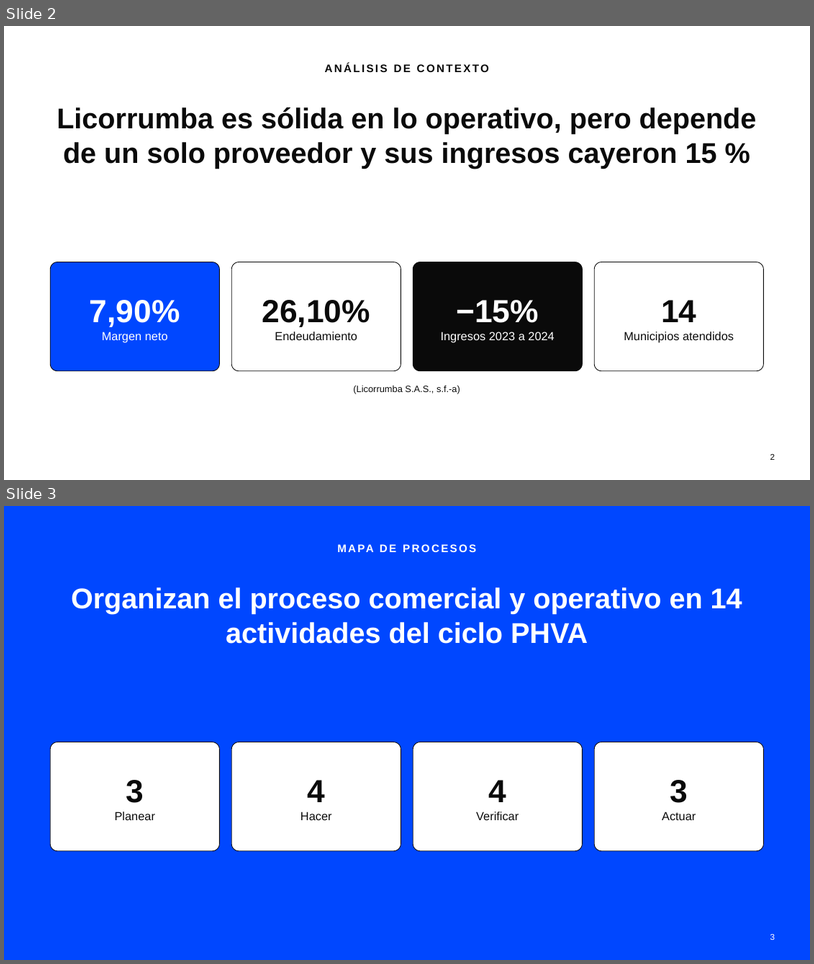
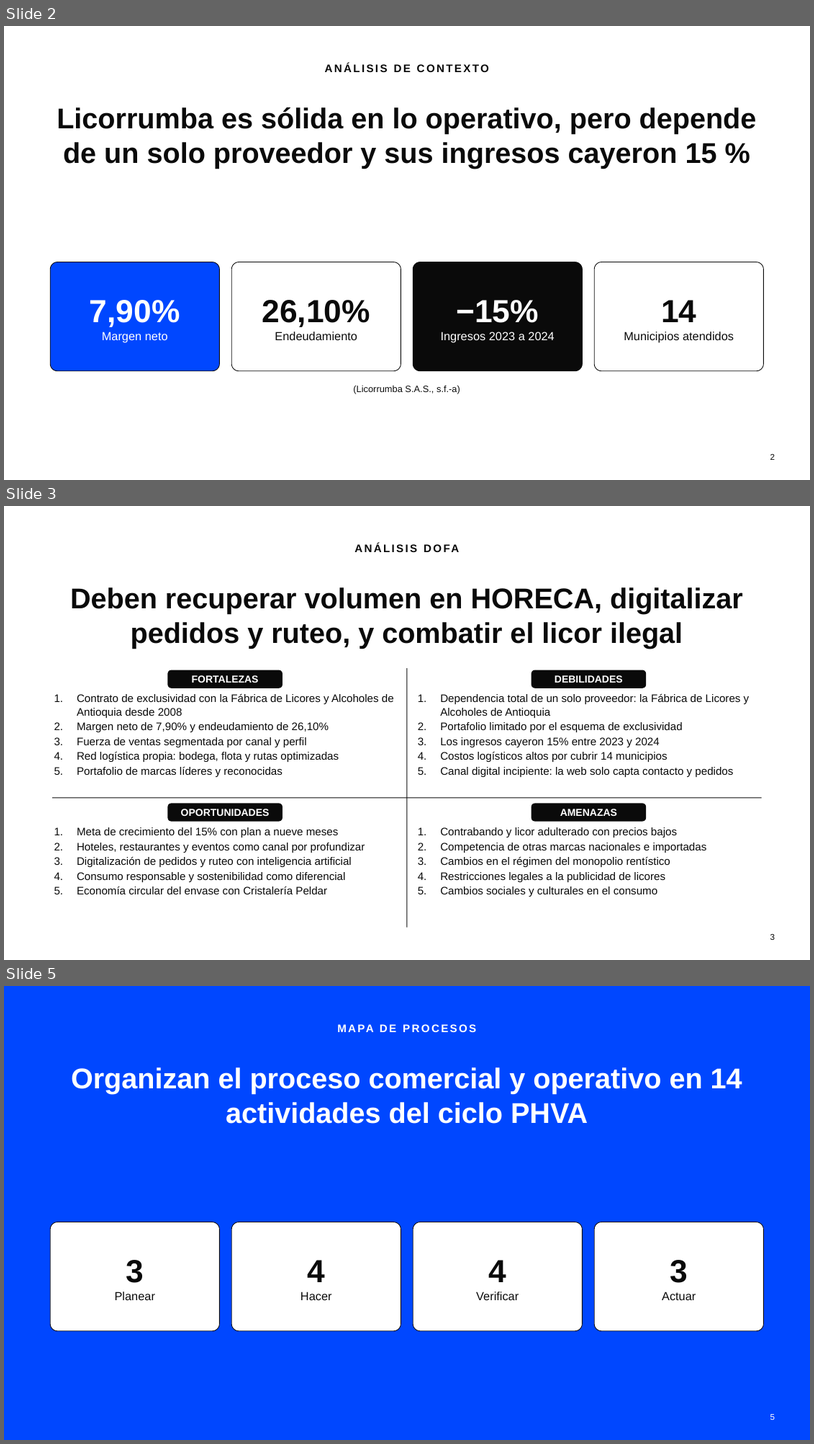
Before and after one commit to 4cceleration/licorumba, a slide deck: presentacion/Licorrumba-presentacion.pptx. Shown one above the other, each under a label of ours: slides 2 and 3 before the commit, slides 2, 3 and 5 after it; the slides between them are not shown. The pictures are 814x964 and 814x1444 pixels, drawn with LibreOffice and Linux fonts; fonts in the diff are those of the drawing. Boxes give left, top, right and bottom in pixels: in the first picture for what was removed or moved away, otherwise in the second. Text is boxed around its words. In the diff, an @@ line names an element or a change of style, - is before the commit and + after.

```diff
--- a/presentacion/Licorrumba-presentacion.pptx
+++ b/presentacion/Licorrumba-presentacion.pptx
@@ slide 3 added at box(4, 506, 810, 960), background #FFFFFF @@
@@ text added at box(52, 536, 762, 559), 13 pt, text #0A0A0A, bold @@
+ANÁLISIS DOFA
@@ title added at box(70, 587, 743, 649), 34 pt, text #0A0A0A, bold @@
+Deben recuperar volumen en HORECA, digitalizar pedidos y ruteo, y combatir el licor ilegal
@@ rounded rectangle added at box(168, 670, 283, 688), fill #0A0A0A, 12 pt, text #FFFFFF, bold @@
+FORTALEZAS
@@ line added from (407, 668) to (407, 927), #0A0A0A 1 pt @@
@@ rounded rectangle added at box(532, 670, 646, 688), fill #0A0A0A, 12 pt, text #FFFFFF, bold @@
+DEBILIDADES
@@ text added at box(77, 694, 394, 777), 13 pt, text #0A0A0A @@
+1. Contrato de exclusividad con la Fábrica de Licores y Alcoholes de Antioquia desde 2008
+2. Margen neto de 7,90% y endeudamiento de 26,10%
+3. Fuerza de ventas segmentada por canal y perfil
+4. Red logística propia: bodega, flota y rutas optimizadas
+5. Portafolio de marcas líderes y reconocidas
@@ text added at box(440, 693, 750, 777), 13 pt, text #0A0A0A @@
+1. Dependencia total de un solo proveedor: la Fábrica de Licores y Alcoholes de Antioquia
+2. Portafolio limitado por el esquema de exclusividad
+3. Los ingresos cayeron 15% entre 2023 y 2024
+4. Costos logísticos altos por cubrir 14 municipios
+5. Canal digital incipiente: la web solo capta contacto y pedidos
@@ line added from (52, 798) to (762, 798), #0A0A0A 1 pt @@
@@ rounded rectangle added at box(168, 803, 283, 821), fill #0A0A0A, 12 pt, text #FFFFFF, bold @@
+OPORTUNIDADES
@@ rounded rectangle added at box(532, 803, 646, 821), fill #0A0A0A, 12 pt, text #FFFFFF, bold @@
+AMENAZAS
@@ text added at box(77, 827, 365, 894), 13 pt, text #0A0A0A @@
+1. Meta de crecimiento del 15% con plan a nueve meses
+2. Hoteles, restaurantes y eventos como canal por profundizar
+3. Digitalización de pedidos y ruteo con inteligencia artificial
+4. Consumo responsable y sostenibilidad como diferencial
+5. Economía circular del envase con Cristalería Peldar
@@ text added at box(440, 827, 707, 896), 13 pt, text #0A0A0A @@
+1. Contrabando y licor adulterado con precios bajos
+2. Competencia de otras marcas nacionales e importadas
+3. Cambios en el régimen del monopolio rentístico
+4. Restricciones legales a la publicidad de licores
+5. Cambios sociales y culturales en el consumo
@@ page number added at box(771, 934, 775, 939), 10 pt, text #0A0A0A @@
+3
@@ what was slide 3 is now slide 5 @@
@@ page number at box(771, 1414, 775, 1419): text changed @@
-3
+5
```
Also in this commit, not shown: 1 slide changed, 1 other slide added, 2 other files.
